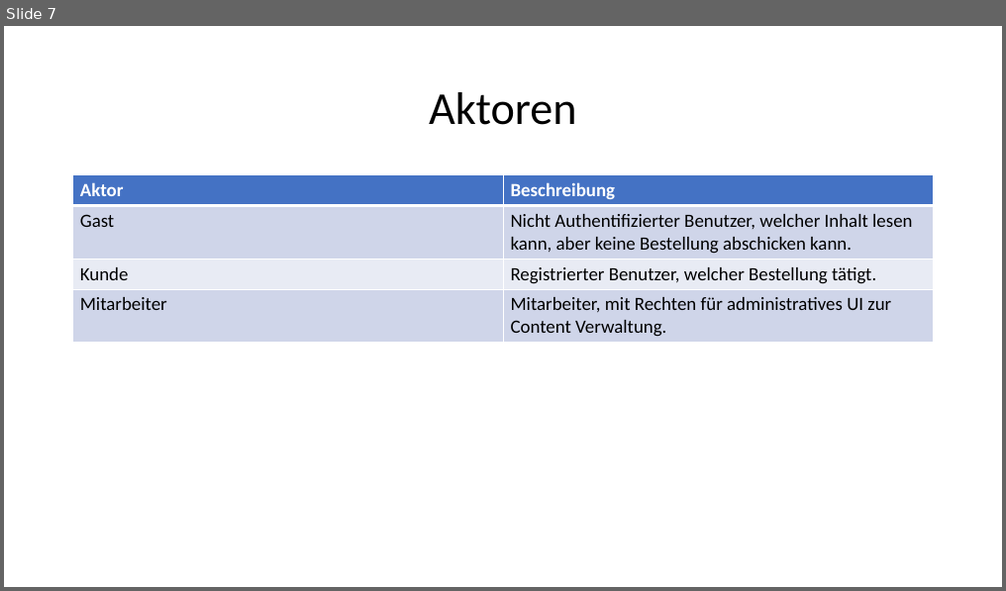
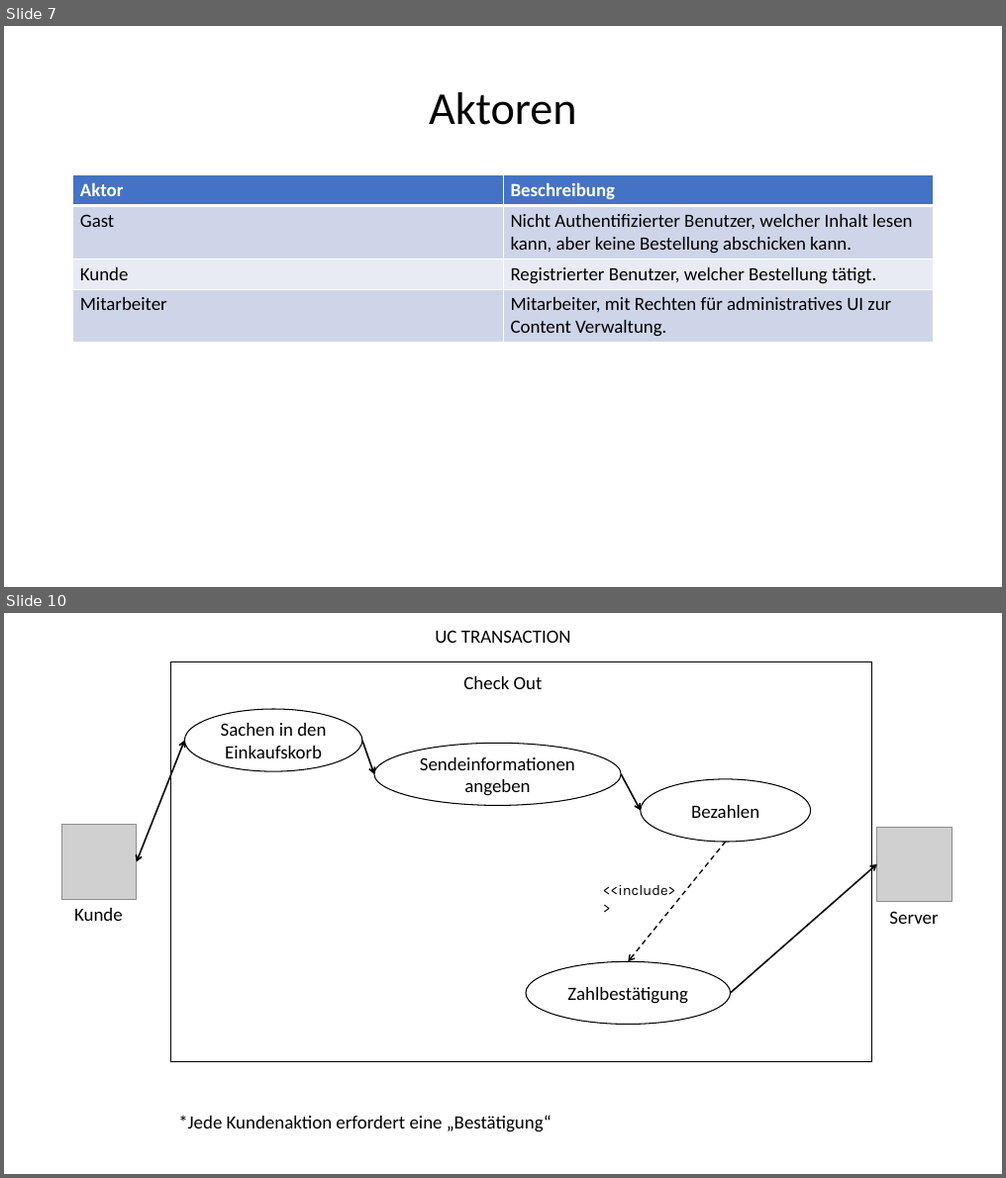
Before and after one commit to Sprayer115/render, a slide deck: Web-Technologie.pptx. Shown one above the other, each under a label of ours: slide 7 before the commit, slides 7 and 10 after it; the slides between them are not shown. The pictures are 1006x591 and 1006x1178 pixels, drawn with LibreOffice and Linux fonts; fonts in the diff are those of the drawing; grey boxes stand for pictures. Boxes give left, top, right and bottom in pixels: in the first picture for what was removed or moved away, otherwise in the second. Text is boxed around its words. In the diff, an @@ line names an element or a change of style, - is before the commit and + after.

```diff
--- a/Web-Technologie.pptx
+++ b/Web-Technologie.pptx
@@ slide 10 added at (4,613,1002,1174), background #FFFFFF @@
@@ text added at (435,630,571,643), 18 pt, text #000000 @@
+UC TRANSACTION
@@ rectangle added at (171,662,871,1062), outline #000000 1 pt @@
@@ text added at (463,676,543,689), 18 pt, text #000000 @@
+Check Out
@@ ellipse added at (184,709,361,771), outline #000000 1 pt, 18 pt, text #000000 @@
+Sachen in den Einkaufskorb
@@ double arrow added from (137, 862) to (184, 741), #000000 1.5 pt @@
@@ arrow added from (362, 741) to (374, 774), #000000 1.5 pt @@
@@ ellipse added at (374,744,622,805), outline #000000 1 pt, 18 pt, text #000000 @@
+Sendeinformationen angeben
@@ arrow added from (621, 774) to (641, 811), #000000 1.5 pt @@
@@ ellipse added at (641,779,810,842), outline #000000 1 pt, 18 pt, text #000000 @@
+Bezahlen
@@ picture added at (61,825,137,900) @@
@@ arrow added from (726, 842) to (629, 961), #000000 1.25 pt dashed @@
@@ picture added at (877,827,951,902) @@
@@ arrow added from (731, 993) to (877, 864), #000000 1.5 pt @@
@@ text added at (74,908,123,921), 18 pt, text #000000 @@
+Kunde
@@ text added at (603,885,675,895), 14 pt, text #000000 @@
+<<include>>
@@ text added at (889,911,938,924), 18 pt, text #000000 @@
+Server
@@ ellipse added at (526,961,731,1024), outline #000000 1 pt, 18 pt, text #000000 @@
+Zahlbestätigung
@@ text added at (178,1115,551,1133), 18 pt, text #000000 @@
+*Jede Kundenaktion erfordert eine „Bestätigung“
```
Also in this commit, not shown: 1 slide changed, 5 other slides added.
